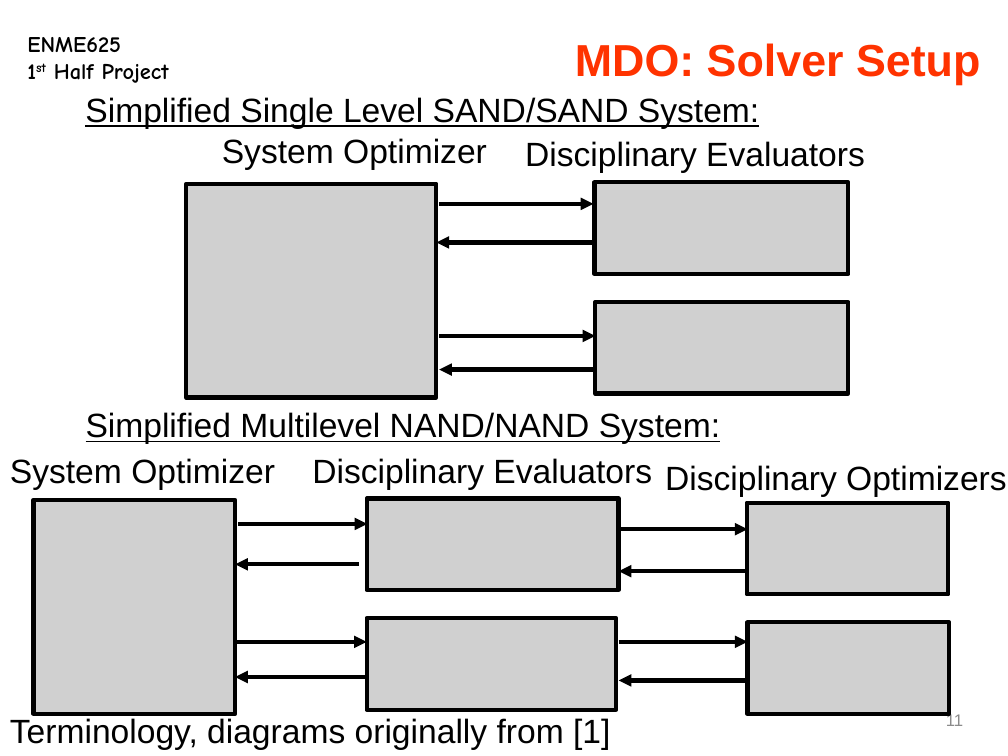
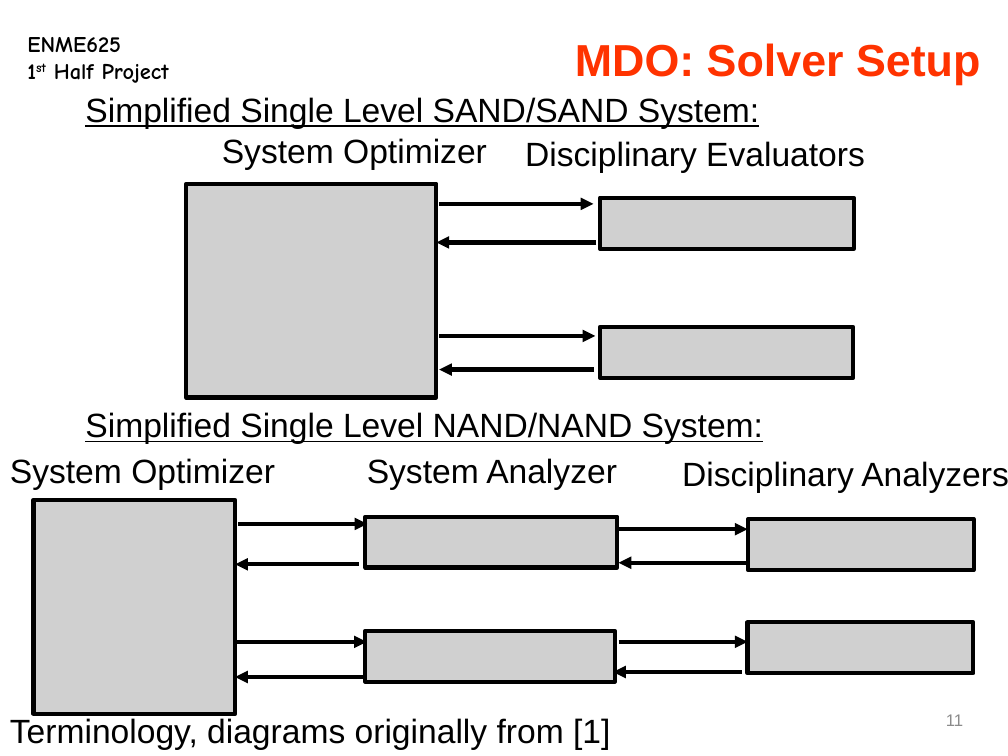
Before and after one commit to hqqen/eeby-deeby, a slide deck: slide 11 of class-work/optimization/project 1/slides.pptx. Drawn at 1008x756 pixels with LibreOffice and Linux fonts; fonts in the diff are those of the drawing; grey boxes stand for pictures. Boxes give left, top, right and bottom in pixels: in the first picture for what was removed or moved away, otherwise in the second. Text is boxed around its words. In the diff, an @@ line names an element or a change of style, - is before the commit and + after.

```diff
--- a/class-work/optimization/project 1/slides.pptx
+++ b/class-work/optimization/project 1/slides.pptx
@@ picture resized from (x1=595, y1=182, x2=849, y2=274) to (x1=600, y1=198, x2=854, y2=248) @@
@@ picture resized from (x1=596, y1=302, x2=849, y2=394) to (x1=600, y1=327, x2=853, y2=377) @@
@@ text at (x1=85, y1=412, x2=763, y2=444): text changed @@
-Simplified Multilevel NAND/NAND System:
+Simplified Single Level NAND/NAND System:
@@ text at (x1=367, y1=458, x2=617, y2=490): text changed @@
-Disciplinary Evaluators
+System Analyzer
@@ text at (x1=682, y1=461, x2=1008, y2=493): text changed @@
-Disciplinary Optimizers
+Disciplinary Analyzers
@@ picture resized from (x1=367, y1=499, x2=619, y2=591) to (x1=365, y1=517, x2=617, y2=568) @@
@@ picture resized from (x1=747, y1=503, x2=949, y2=595) to (x1=748, y1=519, x2=974, y2=570) @@
@@ arrow moved from (748, 572) - (619, 572) to (748, 562) - (619, 562) @@
@@ picture resized from (x1=748, y1=622, x2=950, y2=714) to (x1=748, y1=622, x2=974, y2=672) @@
@@ picture resized from (x1=367, y1=618, x2=616, y2=710) to (x1=365, y1=631, x2=614, y2=681) @@
@@ arrow moved from (748, 680) - (619, 680) to (742, 672) - (613, 672) @@
```
Also in this commit, not shown: 4 other slides changed, 5 slides added, 32 slides removed, 1 other file.
